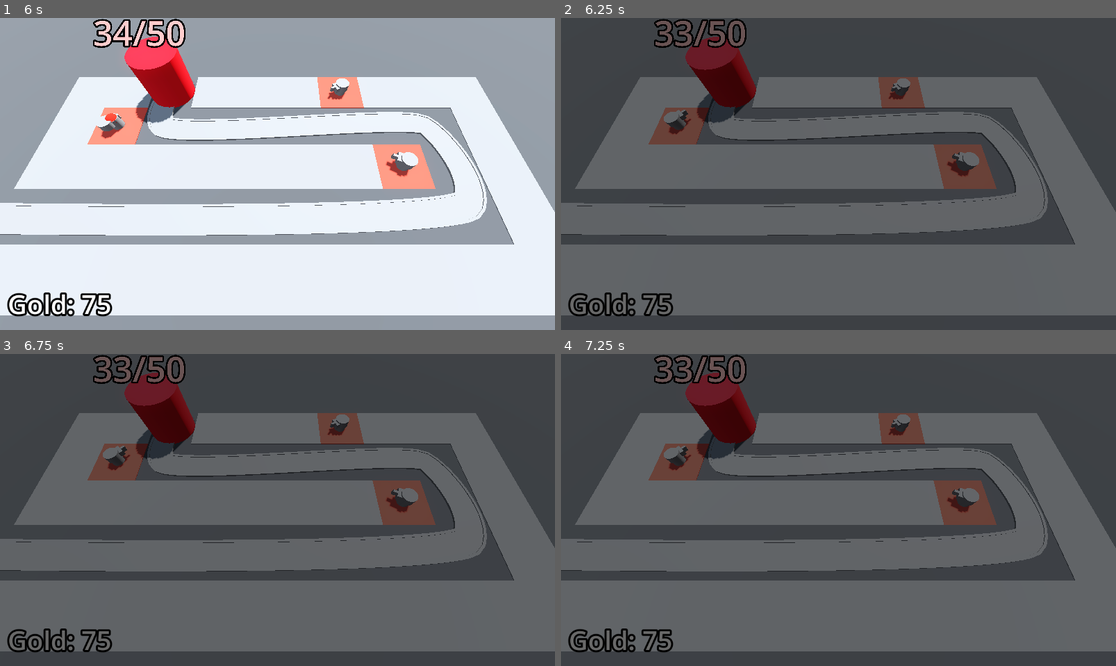
Above: before the commit, frames 1-4 (two rows, left to right).
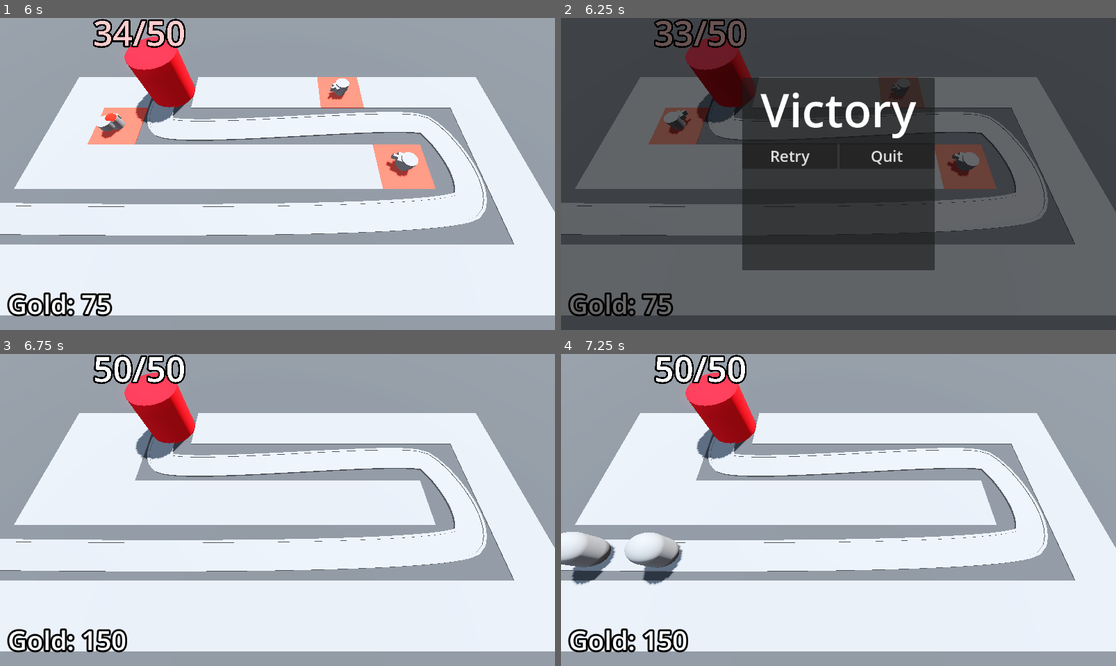
Above: after the commit, the same moments.

Repository: pyxn/godot-barbarian-blaster
Game: Godot game, scene res://Scenes/BaseLevel.tscn
Same seed, same stepped clock (60 frames per second), same inputs: the game is played once before the commit and once after it.
Inputs (mouse positions are in pixels of both pictures, inside the frame that each line leads up to):
- Up to frame 1 (6 s): move the mouse to (399, 158) at 0.52 s; press the mouse at (399, 158) at 0.53 s; move the mouse to (166, 189) at 1.27 s; release the mouse at (166, 189) at 1.28 s; click (166, 189) at 1.35 s; move the mouse to (333, 105) at 2.02 s; press the mouse at (333, 105) at 2.03 s; move the mouse to (249, 236) at 2.77 s; release the mouse at (249, 236) at 2.78 s; click (249, 236) at 2.85 s; move the mouse to (444, 220) at 3.52 s; press the mouse at (444, 220) at 3.53 s; move the mouse to (111, 127) at 4.27 s; release the mouse at (111, 127) at 4.28 s; click (111, 127) at 4.35 s; move the mouse to (305, 174) at 5.02 s; press the mouse at (305, 174) at 5.03 s; move the mouse to (194, 96) at 5.77 s; release the mouse at (194, 96) at 5.78 s; click (194, 96) at 5.85 s
- Up to frame 2 (6.25 s): no input
- Up to frame 3 (6.75 s): click (227, 491) at 6.5 s, where only the run after the commit has a clickable "Retry"
- Up to frame 4 (7.25 s): no input

Frame 1 is identical in both runs. In frame 2, 21% of the frame differs, in the area x 32-68%, y 19-81%; in frame 3, 99%, in the area x 0-100%, y 0-100%; in frame 4, 99%.

Commit message:
59/The Victory Screen

Diff:
--- a/Scenes/BaseLevel.tscn
+++ b/Scenes/BaseLevel.tscn
@@ -9,6 +9,7 @@
 [ext_resource type="PackedScene" uid="uid://buj7rplqifj5" path="res://Scenes/Turret/Turret.tscn" id="6_rdr20"]
 [ext_resource type="Script" path="res://Scenes/Bank.gd" id="8_pr13b"]
 [ext_resource type="PackedScene" uid="uid://5462318omysd" path="res://Scenes/DifficultyManager/DifficultyManager.tscn" id="9_ixxv0"]
+[ext_resource type="PackedScene" uid="uid://t86c7p5ysl5g" path="res://Scenes/UI/VictoryLayer.tscn" id="10_nt5rv"]
 
 [sub_resource type="ProceduralSkyMaterial" id="ProceduralSkyMaterial_xqh1w"]
 sky_horizon_color = Color(0.64625, 0.65575, 0.67075, 1)
@@ -60,12 +61,12 @@
 "cells": PackedInt32Array(65535, 65534, 0, 65535, 2, 0, 65531, 65535, 0, 4, 65535, 0, 65531, 65534, 0, 65531, 0, 0, 655 …(306 unchanged characters)…
 }
 
-[node name="EnemyPath" type="Path3D" parent="." node_paths=PackedStringArray("victory_layer", "difficulty_manager")]
+[node name="EnemyPath" type="Path3D" parent="." node_paths=PackedStringArray("difficulty_manager", "victory_layer")]
 curve = SubResource("Curve3D_ex7ti")
 script = ExtResource("2_2182h")
-victory_layer = NodePath("../VictoryLayer")
 enemy_scene = ExtResource("2_tpsjm")
 difficulty_manager = NodePath("../DifficultyManager")
+victory_layer = NodePath("../VictoryLayer")
 
 [node name="Road" type="CSGPolygon3D" parent="EnemyPath"]
 polygon = PackedVector2Array(-1, 0, -1, 0.1, 1, 0.1, 1, 0)
@@ -146,16 +147,8 @@
 
 [node name="DifficultyManager" parent="." instance=ExtResource("9_ixxv0")]
 
-[node name="VictoryLayer" type="CanvasLayer" parent="."]
+[node name="VictoryLayer" parent="." instance=ExtResource("10_nt5rv")]
 visible = false
-
-[node name="ColorRect" type="ColorRect" parent="VictoryLayer"]
-anchors_preset = 15
-anchor_right = 1.0
-anchor_bottom = 1.0
-grow_horizontal = 2
-grow_vertical = 2
-color = Color(0, 0, 0, 0.588235)
 
 [connection signal="timeout" from="EnemyPath/Timer" to="EnemyPath" method="spawn_enemy"]
 [connection signal="stop_spawning_enemies" from="DifficultyManager" to="EnemyPath" method="_on_difficulty_manager_stop_spawning_enemies"]
--- a/Scenes/EnemyPath.gd
+++ b/Scenes/EnemyPath.gd
@@ -1,8 +1,9 @@
 extends Path3D
 
-@export var victory_layer: CanvasLayer
+
 @export var enemy_scene: PackedScene
 @export var difficulty_manager: Node
+@export var victory_layer: CanvasLayer
 @onready var timer: Timer = $Timer
 
 func _ready() -> void:
--- /dev/null
+++ b/Scenes/UI/VictoryLayer.gd
@@ -0,0 +1,7 @@
+extends CanvasLayer
+
+func _on_retry_button_pressed() -> void:
+	get_tree().reload_current_scene()
+
+func _on_quit_button_pressed() -> void:
+	get_tree().quit()
--- /dev/null
+++ b/Scenes/UI/VictoryLayer.tscn
@@ -0,0 +1,55 @@
+[gd_scene load_steps=3 format=3 uid="uid://t86c7p5ysl5g"]
+
+[ext_resource type="Script" path="res://Scenes/UI/VictoryLayer.gd" id="1_1xm5n"]
+
+[sub_resource type="LabelSettings" id="LabelSettings_eab5j"]
+font_size = 96
+
+[node name="VictoryLayer" type="CanvasLayer"]
+script = ExtResource("1_1xm5n")
+
+[node name="ColorRect" type="ColorRect" parent="."]
+anchors_preset = 15
+anchor_right = 1.0
+anchor_bottom = 1.0
+grow_horizontal = 2
+grow_vertical = 2
+color = Color(0, 0, 0, 0.588235)
+
+[node name="CenterContainer" type="CenterContainer" parent="."]
+anchors_preset = 15
+anchor_right = 1.0
+anchor_bottom = 1.0
+grow_horizontal = 2
+grow_vertical = 2
+
+[node name="PanelContainer" type="PanelContainer" parent="CenterContainer"]
+custom_minimum_size = Vector2(400, 400)
+layout_mode = 2
+
+[node name="VBoxContainer" type="VBoxContainer" parent="CenterContainer/PanelContainer"]
+layout_mode = 2
+
+[node name="Label" type="Label" parent="CenterContainer/PanelContainer/VBoxContainer"]
+layout_mode = 2
+text = "Victory"
+label_settings = SubResource("LabelSettings_eab5j")
+horizontal_alignment = 1
+
+[node name="HBoxContainer" type="HBoxContainer" parent="CenterContainer/PanelContainer/VBoxContainer"]
+layout_mode = 2
+
+[node name="RetryButton" type="Button" parent="CenterContainer/PanelContainer/VBoxContainer/HBoxContainer"]
+layout_mode = 2
+size_flags_horizontal = 3
+theme_override_font_sizes/font_size = 32
+text = "Retry"
+
+[node name="QuitButton" type="Button" parent="CenterContainer/PanelContainer/VBoxContainer/HBoxContainer"]
+layout_mode = 2
+size_flags_horizontal = 3
+theme_override_font_sizes/font_size = 32
+text = "Quit"
+
+[connection signal="pressed" from="CenterContainer/PanelContainer/VBoxContainer/HBoxContainer/RetryButton" to="." method="_on_retry_button_pressed"]
+[connection signal="pressed" from="CenterContainer/PanelContainer/VBoxContainer/HBoxContainer/QuitButton" to="." method="_on_quit_button_pressed"]
Not shown: 1 places in Scenes/BaseLevel.tscn that only renumber resources
